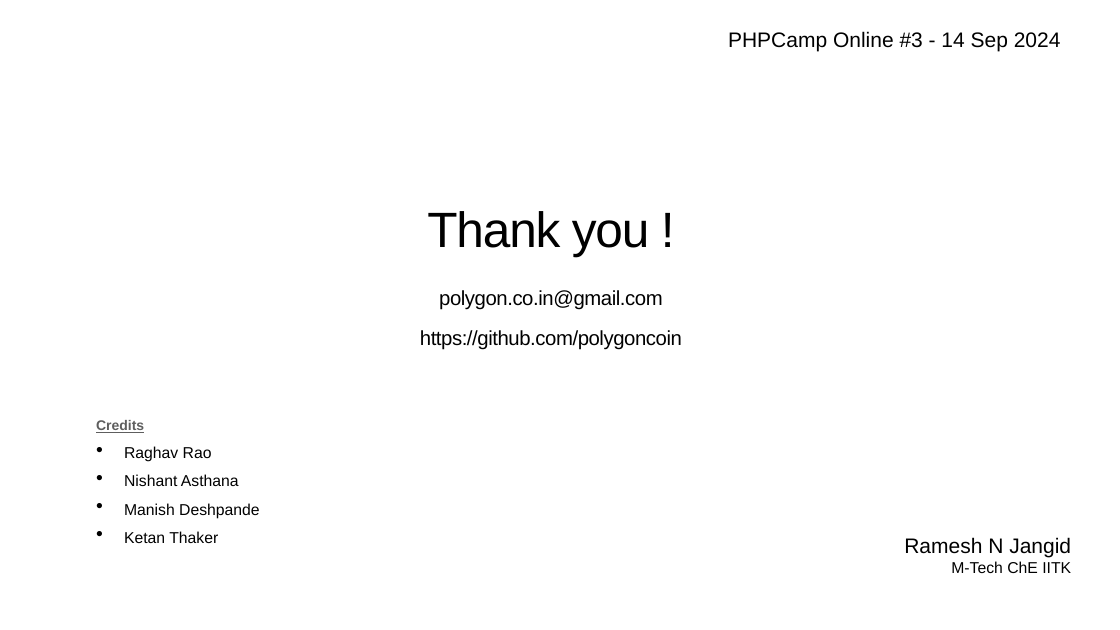
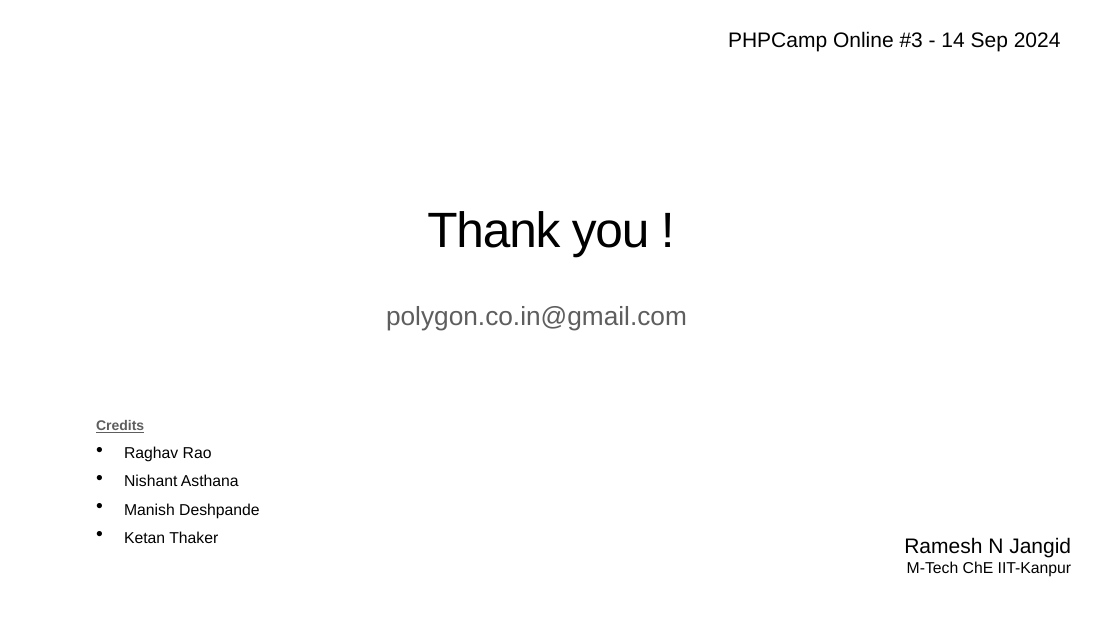
Before and after one commit to polygoncoin/Presentations, a slide deck: slide 19 of PHP-Session-beyond-$_SESSION.pptx. Drawn at 1120x630 pixels with LibreOffice and Linux fonts; fonts in the diff are those of the drawing; background and template pictures are left out. Boxes give left, top, right and bottom in pixels: in the first picture for what was removed or moved away, otherwise in the second. Text is boxed around its words. In the diff, an @@ line names an element or a change of style, - is before the commit and + after.

```diff
--- a/PHP-Session-beyond-$_SESSION.pptx
+++ b/PHP-Session-beyond-$_SESSION.pptx
@@ text "polygon.co.in@gmail.com" moved from (x1=420, y1=290, x2=682, y2=350) to (x1=386, y1=306, x2=687, y2=331) @@
@@ text "polygon.co.in@gmail.com" at (x1=386, y1=306, x2=687, y2=331): size 34.9 to 45 pt, text colour #000000 to #5E5E5E, letter spacing -0.8 to 0 pt; line spacing 0.8 to 1; vertical alignment top to middle @@
@@ text at (x1=420, y1=330, x2=682, y2=350): paragraph removed @@
-https://github.com/polygoncoin
@@ text at (x1=907, y1=561, x2=1071, y2=577): text changed @@
-M-Tech ChE IITK
+M-Tech ChE IIT-Kanpur
```
Also in this commit, not shown: 8 other slides changed, 2 other files.
